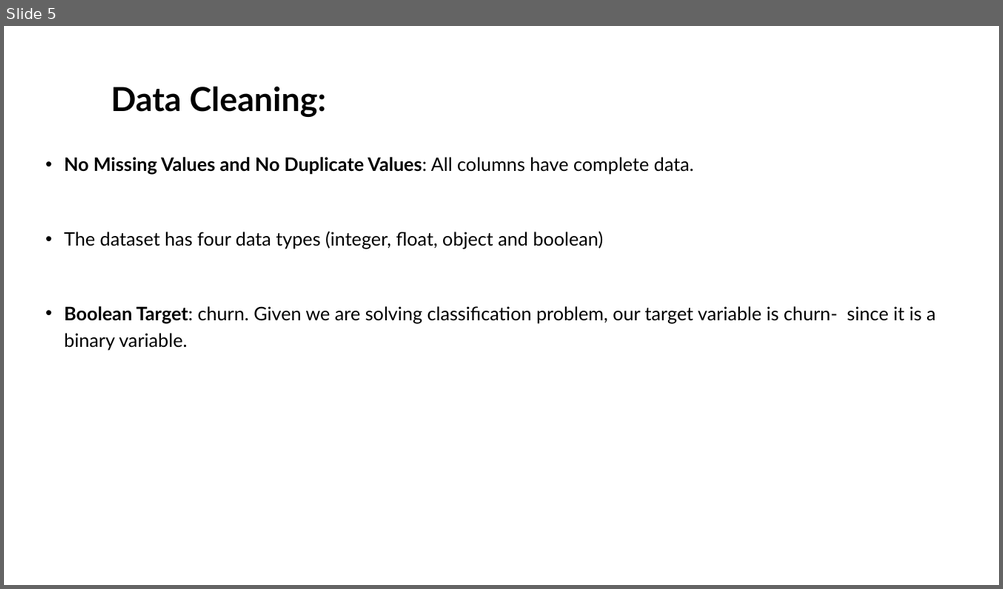
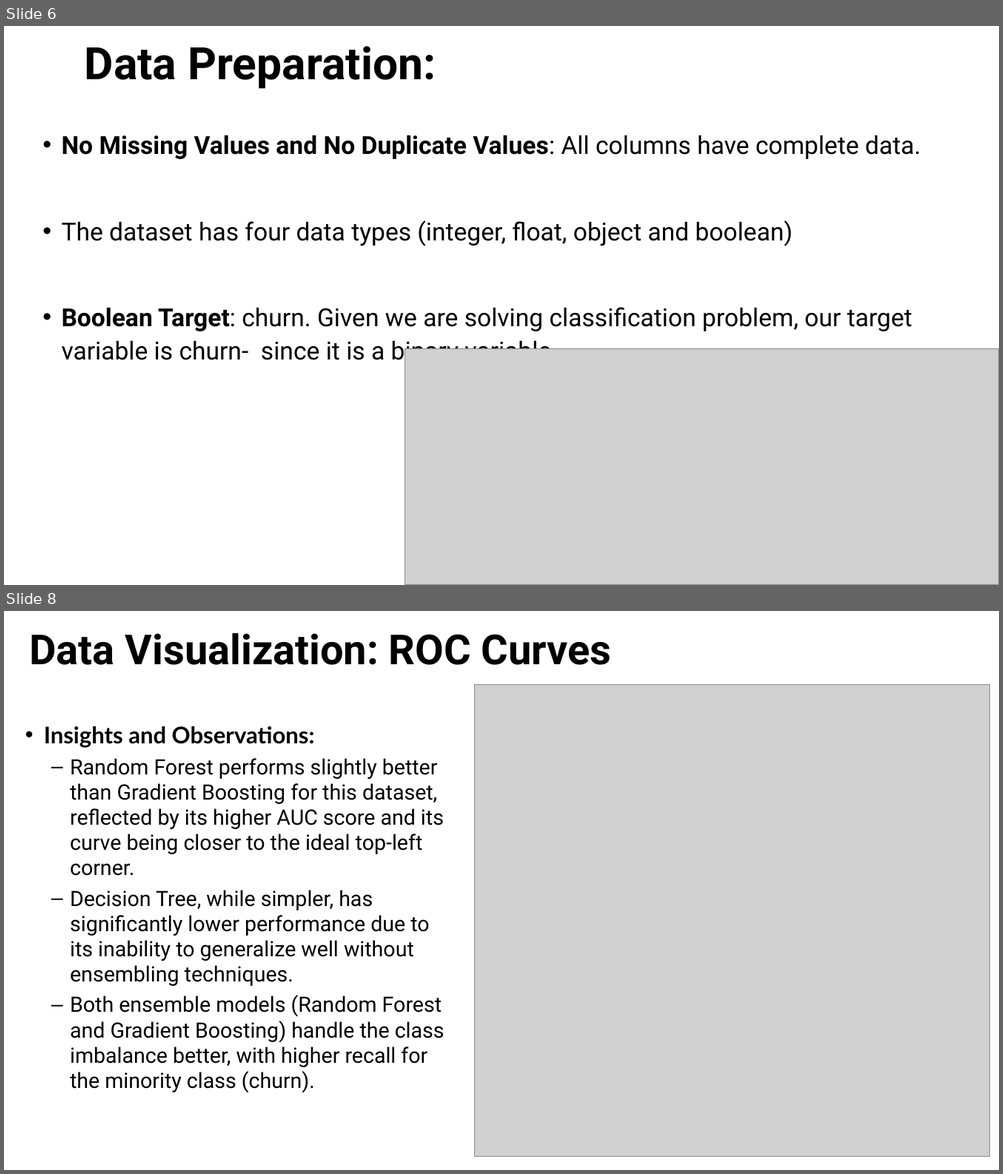
Before and after one commit to DanielKithinji/Phase-3-Data-Science-Project, a slide deck: Customer Churn rate Prediction Model for SyriaTel Company.pptx. Shown one above the other, each under a label of ours: slide 5 before the commit, slides 6 and 8 after it; the slides between them are not shown. The pictures are 1003x589 and 1003x1174 pixels, drawn with LibreOffice and Linux fonts; fonts in the diff are those of the drawing; grey boxes stand for pictures. Boxes give left, top, right and bottom in pixels: in the first picture for what was removed or moved away, otherwise in the second. Text is boxed around its words. In the diff, an @@ line names an element or a change of style, - is before the commit and + after.

```diff
--- a/Customer Churn rate Prediction Model for SyriaTel Company.pptx
+++ b/Customer Churn rate Prediction Model for SyriaTel Company.pptx
@@ slide 8 added at [4, 611, 999, 1170], background #FFFFFF @@
@@ title added at [30, 633, 612, 665], 40 pt, text #000000, bold @@
+Data Visualization: ROC Curves
@@ picture added at [474, 685, 990, 1157] @@
@@ text added at [44, 726, 444, 1093], 20.4 pt, text #000000 @@
+• Insights and Observations:
+  – Random Forest performs slightly better than Gradient Boosting for this dataset, reflected by its higher AUC score and its curve being closer to the ideal top-left corner.
+  – Decision Tree, while simpler, has significantly lower performance due to its inability to generalize well without ensembling techniques.
+  – Both ensemble models (Random Forest and Gradient Boosting) handle the class imbalance better, with higher recall for the minority class (churn).
@@ what was slide 5 is now slide 6 @@
@@ slide 6 changed as well @@
@@ title "Data Preparation:" at [85, 46, 435, 89]: vertical alignment bottom to middle @@
@@ title at [85, 46, 435, 89]: text changed; size 32 to 43.2 pt; font Lato to Roboto @@
-Data Cleaning:
+Data Preparation:
@@ text "No Missing Values and No ...": place and size @@
-text "No Missing Values and No ..." at [64, 157, 936, 350]
+text "No Missing Values and No ..." at [62, 135, 920, 366]
@@ text "No Missing Values and No ..." at [62, 135, 920, 366]: size 18 to 24 pt, font Lato to Roboto; line spacing 1.2 to 1.1 @@
@@ picture added at [405, 349, 999, 585] @@
```
Also in this commit, not shown: 6 other slides changed, 6 other slides added, 3 other files.
